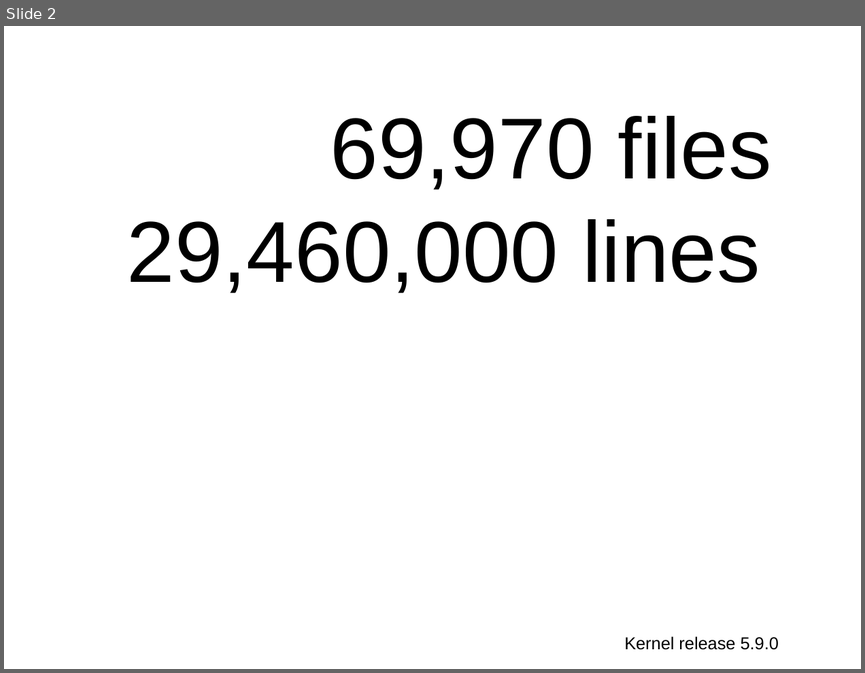
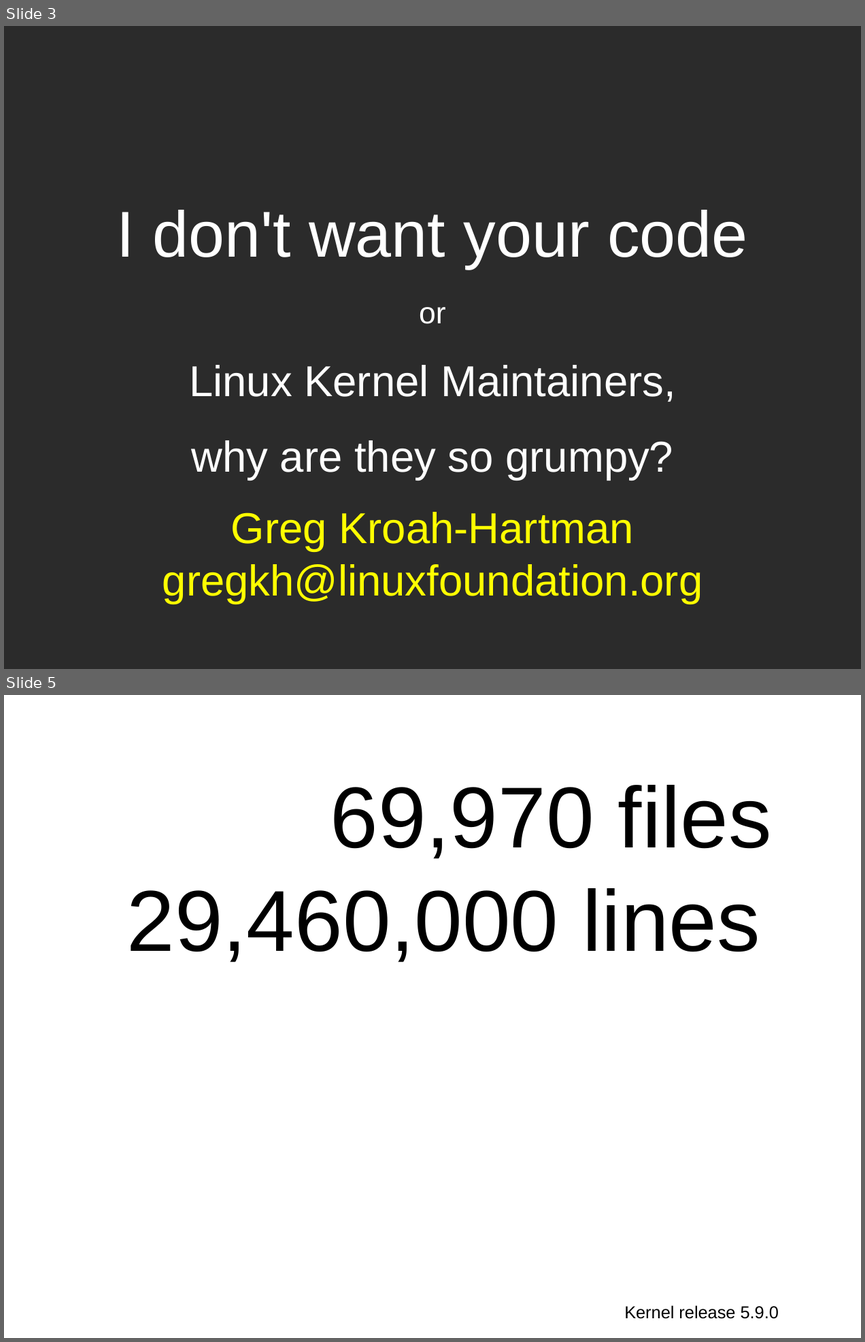
Before and after one commit to gregkh/presentation-linux-maintainer, a slide deck: maintainer.odp. Shown one above the other, each under a label of ours: slide 2 before the commit, slides 3 and 5 after it; the slides between them are not shown. The pictures are 865x673 and 865x1342 pixels, drawn with LibreOffice and Linux fonts; fonts in the diff are those of the drawing; background and template pictures are left out; a plain dark background stands for a picture behind light text. Boxes give left, top, right and bottom in pixels: in the first picture for what was removed or moved away, otherwise in the second. Text is boxed around its words. In the diff, an @@ line names an element or a change of style, - is before the commit and + after.

```diff
--- a/maintainer.odp
+++ b/maintainer.odp
@@ slide 3 added at [4,26,861,669], background picture (left out) @@
@@ text added at [116,210,748,480], 40 pt, text #FFFFFF @@
+I don't want your code
+or
+Linux Kernel Maintainers,
+why are they so grumpy?
@@ text added at [162,512,703,603], 40 pt, text #FFFF00 @@
+Greg Kroah-Hartman
+gregkh@linuxfoundation.org
@@ what was slide 2 is now slide 5 @@
```
Also in this commit, not shown: 1 slide changed, 2 other slides added.
